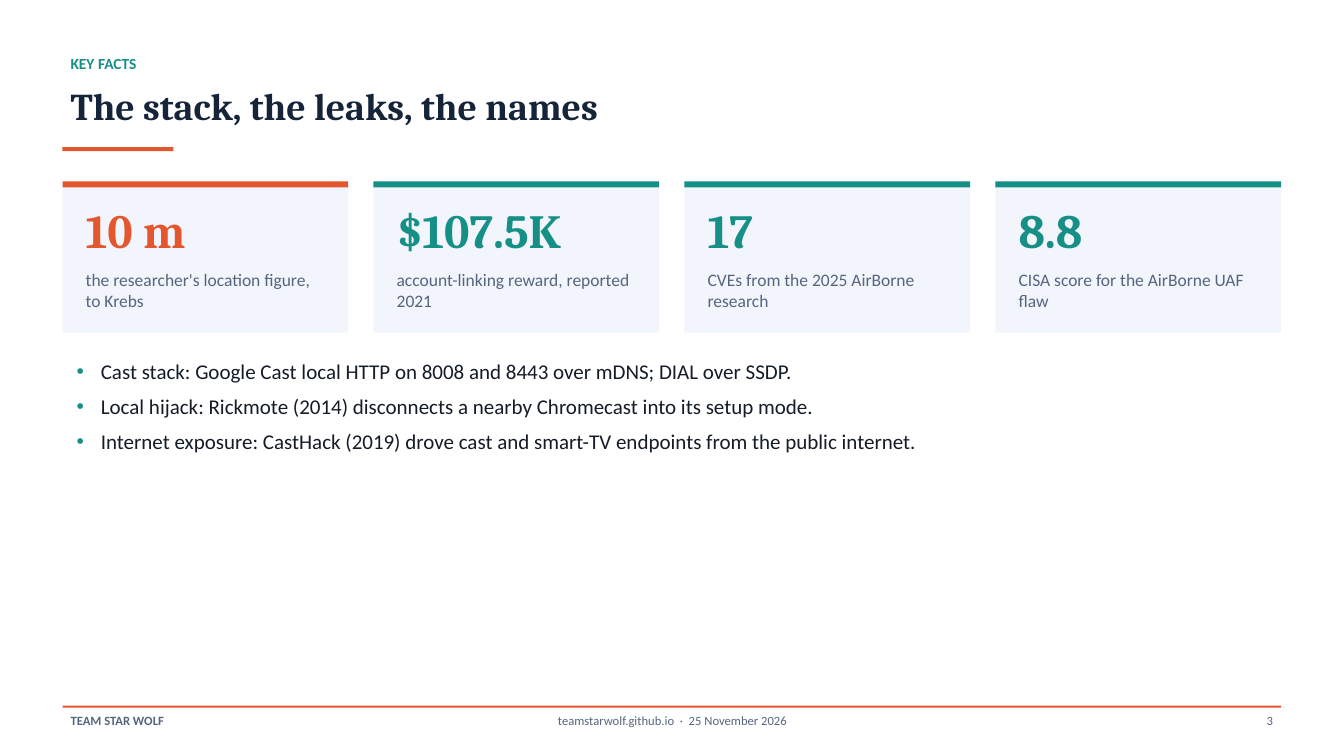
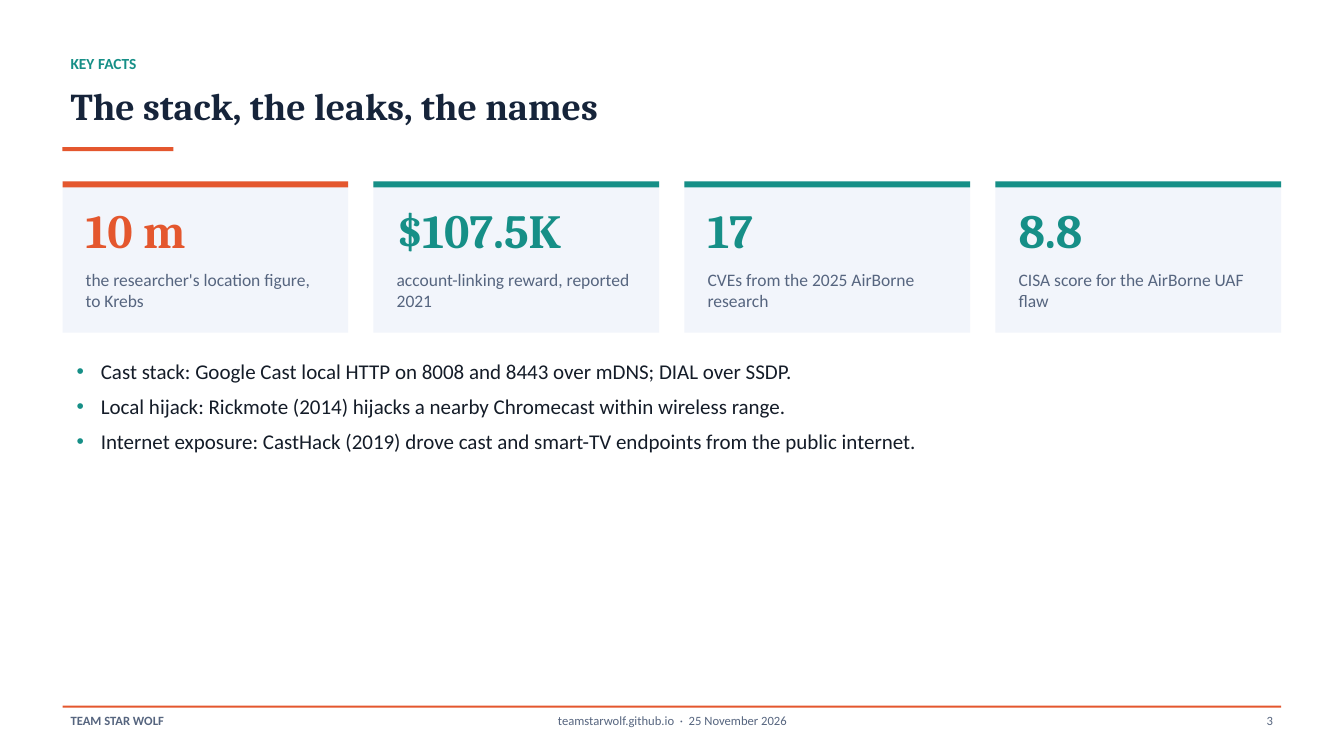
Before and after one commit to TeamStarWolf/TeamStarWolf, a slide deck: slide 3 of case-studies/slides/Casting_Home_Network_Case_Study.pptx. Drawn at 1344x756 pixels with LibreOffice and Linux fonts; fonts in the diff are those of the drawing. Boxes give left, top, right and bottom in pixels: in the first picture for what was removed or moved away, otherwise in the second. Text is boxed around its words. In the diff, an @@ line names an element or a change of style, - is before the commit and + after.

```diff
--- a/case-studies/slides/Casting_Home_Network_Case_Study.pptx
+++ b/case-studies/slides/Casting_Home_Network_Case_Study.pptx
@@ text at (101,399,785,418): text changed @@
-• Local hijack: Rickmote (2014) disconnects a nearby Chromecast into its setup mode.
+• Local hijack: Rickmote (2014) hijacks a nearby Chromecast within wireless range.
```
Also in this commit, not shown: 1 other slide changed, 6 other files.
